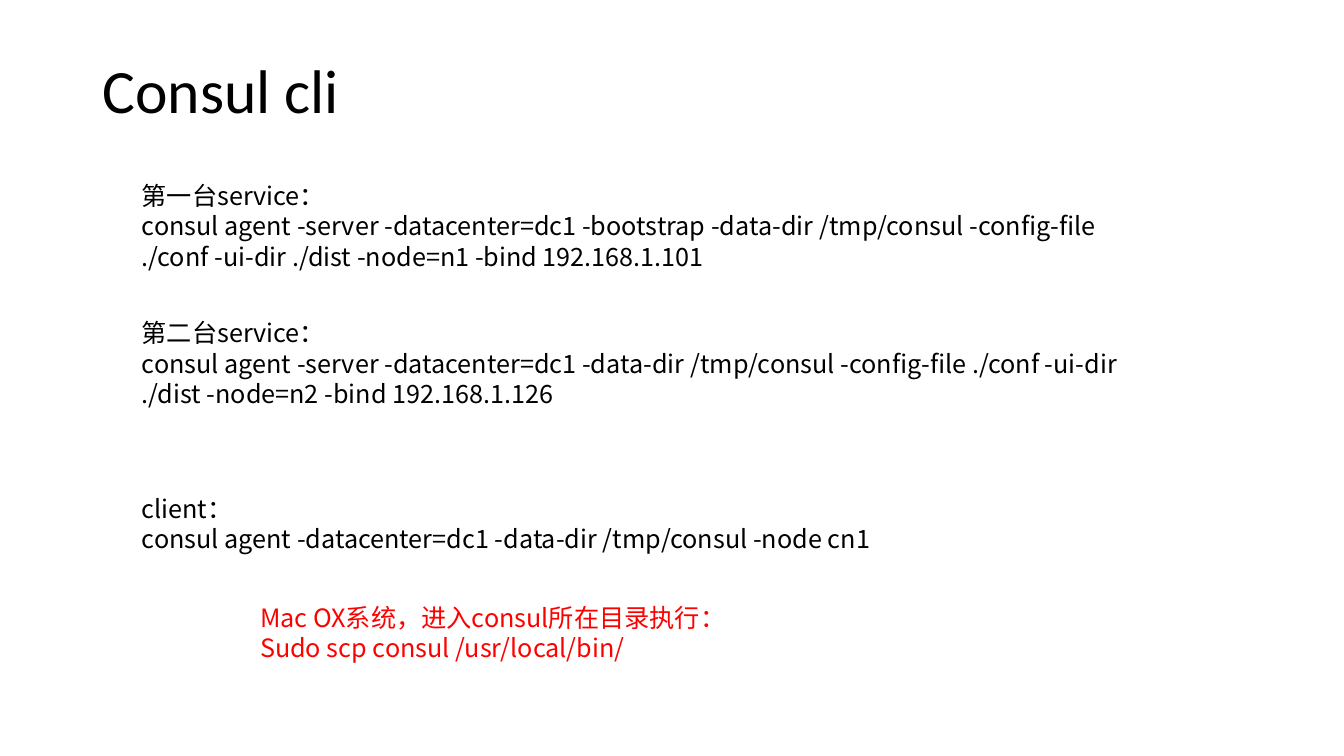
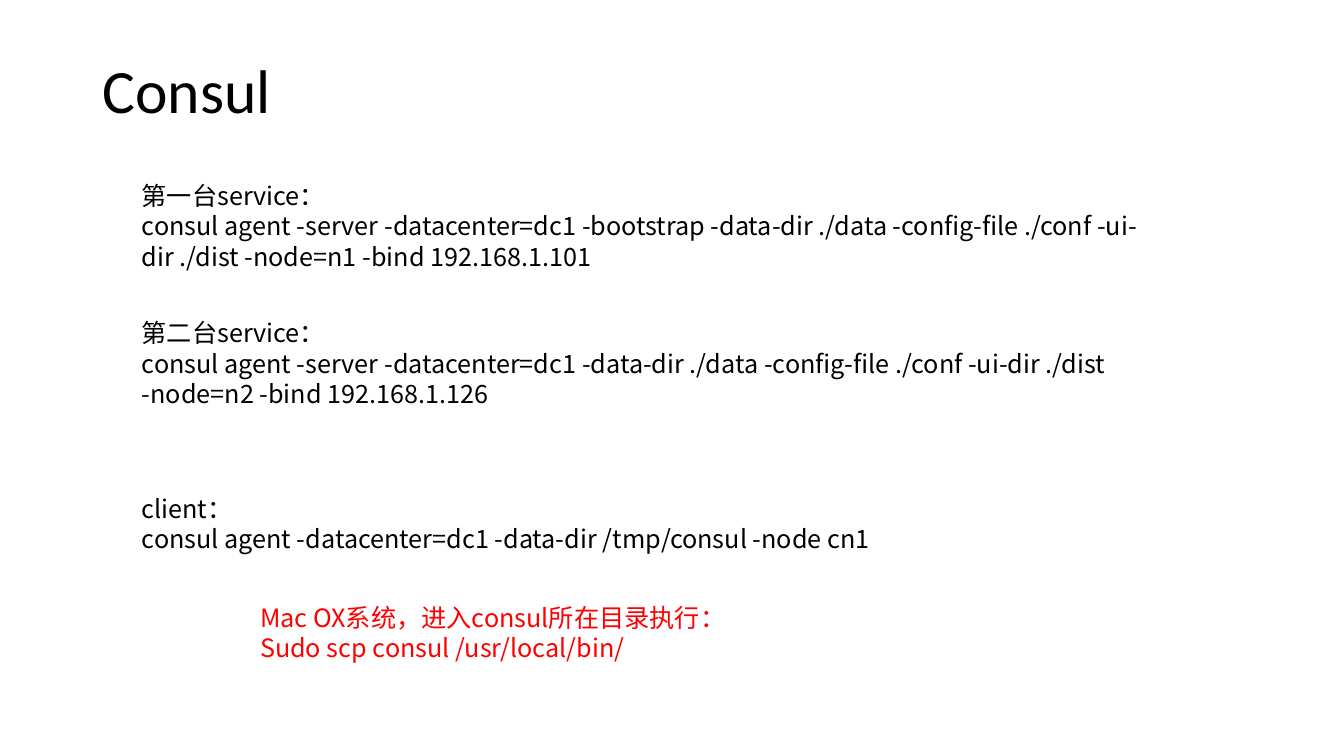
Before and after one commit to axzxs2001/HisMicroserviceSample, a slide deck: slide 20 of HisMicroserviceSample/Doc/基于.net core微服务.pptx. Drawn at 1344x756 pixels with LibreOffice and Linux fonts; fonts in the diff are those of the drawing; background and template pictures are left out. Boxes give left, top, right and bottom in pixels: in the first picture for what was removed or moved away, otherwise in the second. Text is boxed around its words. In the diff, an @@ line names an element or a change of style, - is before the commit and + after.

```diff
--- a/HisMicroserviceSample/Doc/基于.net core微服务.pptx
+++ b/HisMicroserviceSample/Doc/基于.net core微服务.pptx
@@ title at (x1=102, y1=70, x2=270, y2=114): text changed @@
-Consul cli
+Consul
@@ text at (x1=142, y1=214, x2=1137, y2=271): text changed @@
-consul agent -server -datacenter=dc1 -bootstrap -data-dir /tmp/consul -config-file ./conf -ui-dir ./dist -node=n1 -bind 192.168.1.101
+consul agent -server -datacenter=dc1 -bootstrap -data-dir ./data -config-file ./conf -ui-dir ./dist -node=n1 -bind 192.168.1.101
@@ text at (x1=142, y1=352, x2=1105, y2=404): text changed @@
-consul agent -server -datacenter=dc1 -data-dir /tmp/consul -config-file ./conf -ui-dir ./dist -node=n2 -bind 192.168.1.126
+consul agent -server -datacenter=dc1 -data-dir ./data -config-file ./conf -ui-dir ./dist -node=n2 -bind 192.168.1.126
```
Also in this commit, not shown: 4 other slides changed, 7 other files.
